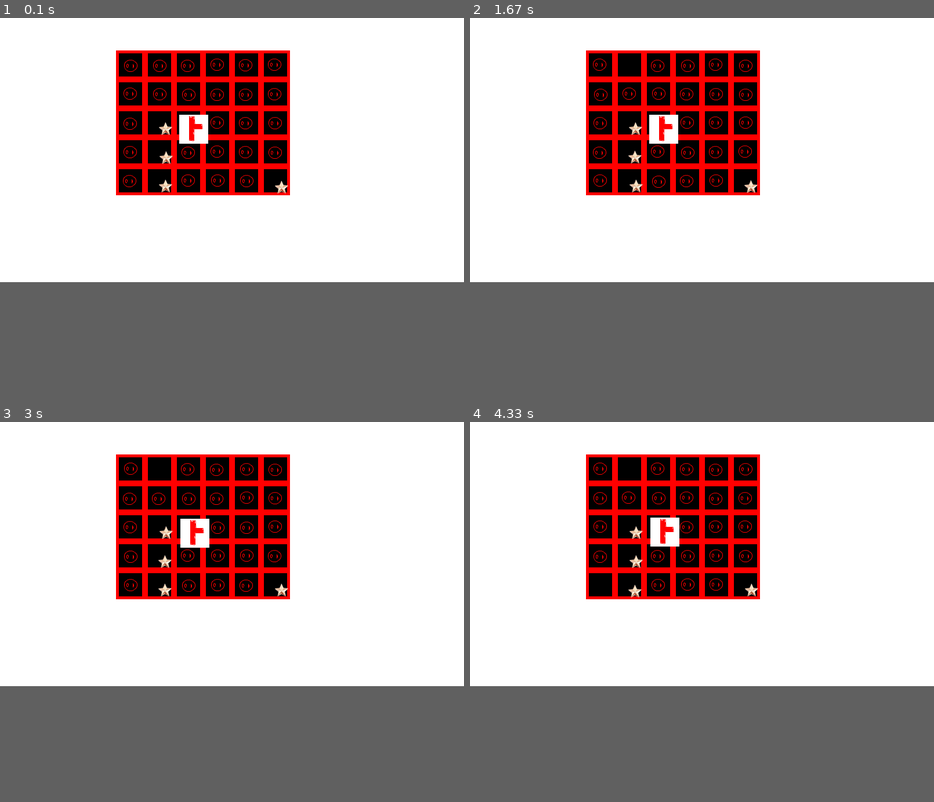
Above: before the commit, frames 1-4 (two rows, left to right).
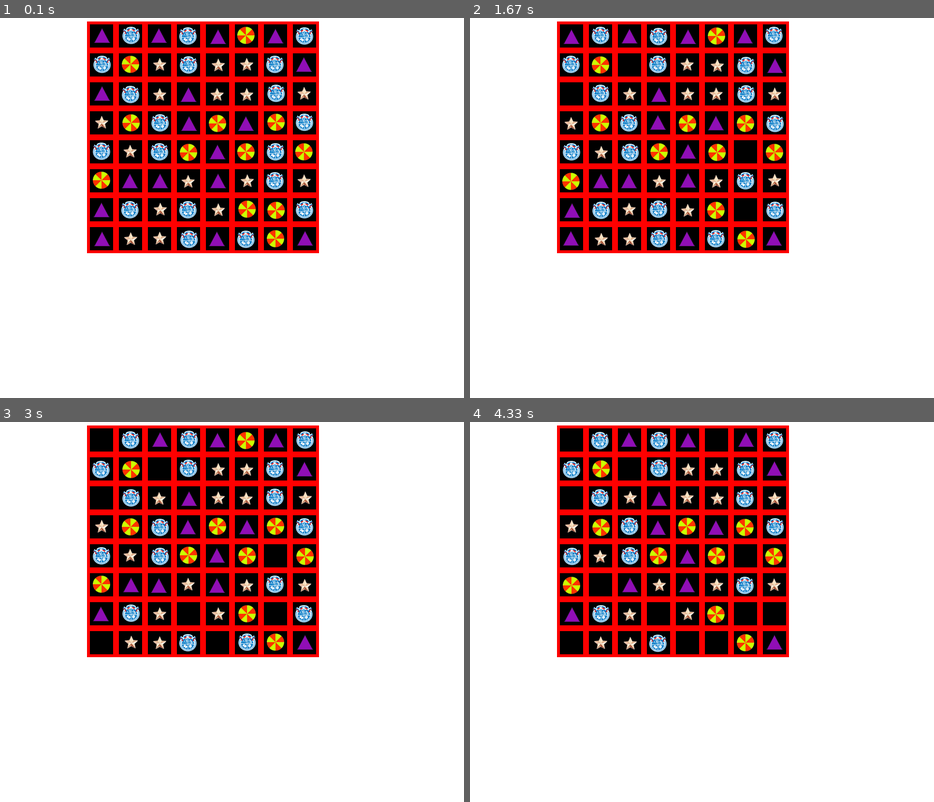
Above: after the commit, the same moments.

Repository: kbogomolov95/ProjectPyGame
Game: pygame game, started from ui.py
The game is run twice, just before and just after one commit, with the same random seed, the same clock (stepped at 60 frames per second) and the same inputs.
Inputs (mouse positions are in pixels of both pictures, inside the frame that each line leads up to):
- Up to frame 1 (0.1 s): no input
- Up to frame 2 (1.67 s): press the mouse at (776, 151) at 0.37 s; move the mouse to (664, 124) at 0.47 s; release the mouse at (558, 97) at 0.6 s; click (757, 208) at 0.72 s; press the mouse at (757, 208) at 1.03 s; move the mouse to (757, 177) at 1.13 s; release the mouse at (757, 151) at 1.27 s; click (637, 71) at 1.38 s
- Up to frame 3 (3 s): press the mouse at (218, 528) at 1.7 s; move the mouse to (157, 585) at 1.8 s; release the mouse at (102, 642) at 1.93 s; click (227, 634) at 2.05 s; click (102, 441) at 2.38 s; press the mouse at (129, 555) at 2.7 s; move the mouse to (162, 585) at 2.8 s; release the mouse at (190, 615) at 2.93 s
- Up to frame 4 (4.33 s): press the mouse at (599, 555) at 3.03 s; move the mouse to (660, 596) at 3.13 s; release the mouse at (720, 634) at 3.27 s; press the mouse at (715, 441) at 3.37 s; move the mouse to (660, 517) at 3.47 s; release the mouse at (604, 593) at 3.6 s; press the mouse at (627, 528) at 3.7 s; move the mouse to (678, 482) at 3.8 s; release the mouse at (725, 441) at 3.93 s; click (766, 600) at 4.05 s
In our replay, the window is 800x600 before the commit and 800x800 after it. These sizes can differ from the game's own. Grey fills any space a smaller window leaves; there, only what the larger window draws over its background counts as a difference.

The runs differ from the first frame. In frame 1, 20% of the frame differs, in the area x 18-69%, y 0-62%; in frame 2, 19%; in frame 3, 19%; in frame 4, 19%.

Commit message:
добавил картинки и связал logic с ui

Diff:
--- a/logic.py
+++ b/logic.py
@@ -63,23 +63,24 @@
 
 
 # N - кол-во уникальных элементов (картиночек)
-N = 5
+# N = 4
 
 
 class Area:
-    def __init__(self, size):
+    def __init__(self, size, N):
         self.size = size
         self.zero = 0
         self.arr = [[0] * size[1] for x in range(size[0])]
+        self.N = N
 
     def matrix(self):
-        conseq = [True for x in range(N)]
+        conseq = [True for x in range(self.N)]
         while True in conseq:
             for i in range(self.size[0]):
                 for j in range(self.size[1]):
-                    r = random.randint(1, N)  # границы включительно
+                    r = random.randint(1, self.N)  # границы включительно
                     self.arr[i][j] = r
-            for i in range(N):
+            for i in range(self.N):
                 conseq[i] = matching(to_binary_matrix(copy.deepcopy(self.arr), self.size, i + 1), self.size, check=True)
 
     def swap(self, coords1, coords2):
@@ -87,10 +88,9 @@
         y2, x2 = coords2
         self.arr[y1][x1], self.arr[y2][x2] = self.arr[y2][x2], self.arr[y1][x1]
 
-
-a = Area((10, 10))
-a.matrix()
-pprint(a.arr)
-a.swap((0, 1), (0, 5))
-print()
-pprint(a.arr)
+# a = Area((10, 10))
+# a.matrix()
+# pprint(a.arr)
+# a.swap((0, 1), (0, 5))
+# print()
+# pprint(a.arr)
--- a/ui.py
+++ b/ui.py
@@ -3,10 +3,9 @@
 import sys
 import os
 import random
+import logic
 
 all_sprites = pygame.sprite.Group()
-X0 = 200
-Y0 = 200
 CELL_SIZE = 50
 
 
@@ -71,8 +70,8 @@
 
 
 def get_obj_coords(x, y):
-    x = X0 + x * CELL_SIZE + 10
-    y = Y0 + y * CELL_SIZE + 10
+    x = X0 + x * CELL_SIZE
+    y = Y0 + y * CELL_SIZE
     return x, y
 
 
@@ -90,24 +89,26 @@
               [1, 1, 1, 1, 1, 1],
               [1, 1, 1, 1, 1, 2],
               ]
-
+    del all_sprites
     generate_map(matrix)
 
 
 pygame.init()
-size = width, height = 800, 600
+size = width, height = 800, 800
 screen = pygame.display.set_mode(size)
 fps = 30
 clock = pygame.time.Clock()
 running = True
 screen.fill(pygame.Color('White'))
 
-matrix = [[1, 1, 1, 1, 1, 1],
-          [1, 1, 1, 1, 1, 1],
-          [1, 3, 2, 1, 1, 1],
-          [1, 3, 1, 1, 1, 1],
-          [1, 3, 1, 1, 1, 3],
-          ]
+size = (8, 8)
+m = logic.Area(size, 4)
+m.matrix()
+matrix = m.arr
+
+# это криво написано как-то
+X0 = 200 - CELL_SIZE * (abs(size[1]) - 7)
+Y0 = 200 - CELL_SIZE * (abs(size[0]) - 7)
 
 board = Board(matrix)
 generate_map(matrix)
@@ -123,7 +124,7 @@
 
     # Making board
     all_sprites.update()
-    screen.blit(board.render(), (200, 200))
+    screen.blit(board.render(), (X0, Y0))
     all_sprites.draw(screen)
 
     # Drawing board
Binary file changed: photos/1.png
Binary file changed: photos/2.png
Binary file added: photos/4.png
Binary file added: photos/6.png
Binary file added: photos/8.png
